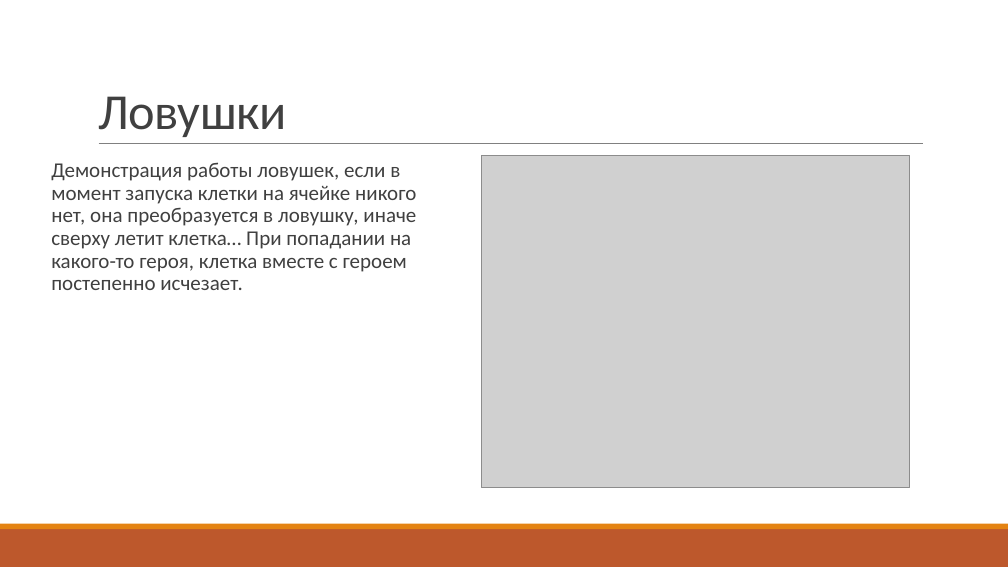
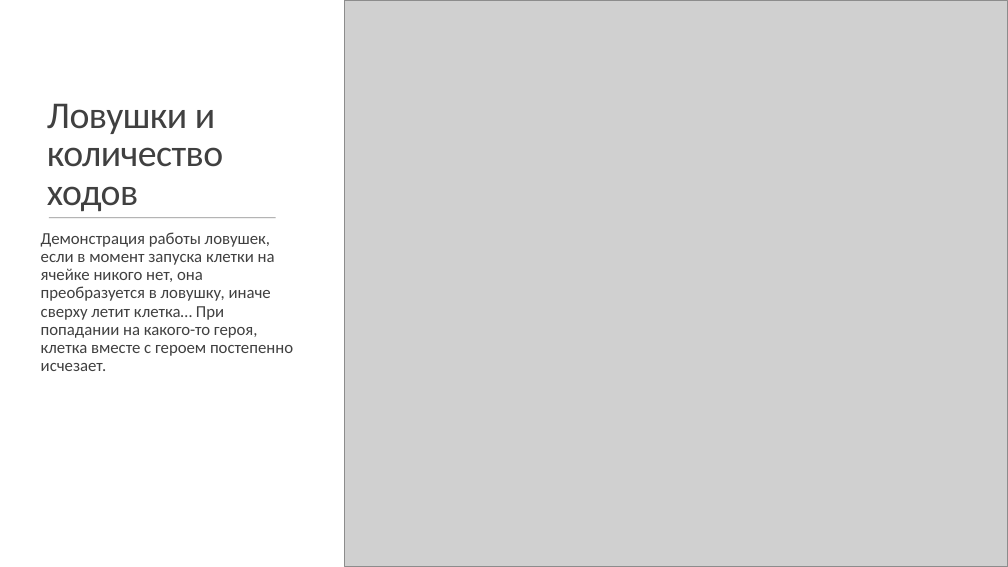
Before and after one commit to andreyvydra/trap_them, a slide deck: slide 5 of documentation/Trap them.pptx. Drawn at 1008x567 pixels with LibreOffice and Linux fonts; fonts in the diff are those of the drawing; grey boxes stand for pictures. Boxes give left, top, right and bottom in pixels: in the first picture for what was removed or moved away, otherwise in the second. Text is boxed around its words. In the diff, an @@ line names an element or a change of style, - is before the commit and + after.

```diff
--- a/documentation/Trap them.pptx
+++ b/documentation/Trap them.pptx
@@ rectangle added at bbox=[0, 0, 1008, 567], fill #FFFFFF @@
@@ picture added at bbox=[345, 0, 1008, 567] @@
@@ title at bbox=[47, 103, 223, 211]: text changed; size 48 to 36 pt @@
-Ловушки
+Ловушки и количество ходов
@@ line removed from (99, 144) to (923, 144) @@
@@ picture removed at bbox=[482, 156, 910, 488] @@
@@ text "Демонстрация работы ловушек, если в ...": place and size @@
-text "Демонстрация работы ловушек, если в ..." at bbox=[51, 162, 416, 290]
+text "Демонстрация работы ловушек, если в ..." at bbox=[41, 232, 293, 371]
@@ text "Демонстрация работы ловушек, если в ..." at bbox=[41, 232, 293, 371]: size 20 to 16 pt @@
@@ line added from (49, 218) to (276, 218), #808080 0.5 pt @@
```
Also in this commit, not shown: 4 other slides changed, 1 slide added.
